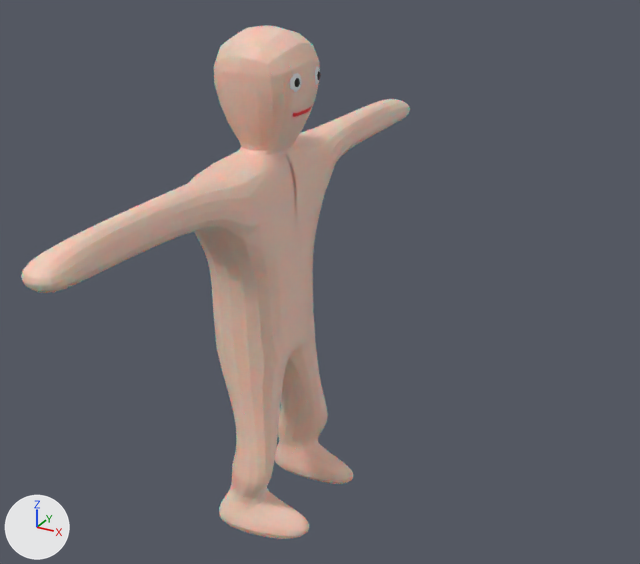
An edit to the Blender file Assets/BlenderFiles/player.blend, drawn before and after from the same camera.
Camera for both pictures: a camera (50 mm lens) standing at (1.74, -2.77, 2.56) and looking at (0.15, 0.12, 1.12). The axes (+X, +Y, +Z) are drawn at lower left. The lights are the same throughout.

Before the edit, the objects in view are built like this:
```python
me_cube_005 = bpy.data.meshes.new('Cube.005')
me_cube_005.from_pydata(...)  # 126 vertices, 127 faces; spans x -0.23..0.3, y -1.24..0.01, z -1.12..0.95
# faces by material slot: [54, 32, 32, 9]
me_cube_005.materials.append(mat_playermaterial_002)  # beige #ffc8b6
me_cube_005.materials.append(mat_eyeballs_001)  # white #e7e7e7
me_cube_005.materials.append(mat_eyes_001)  # black #000000
me_cube_005.materials.append(mat_mouth_001)  # red #fd0019
ob_idle = bpy.data.objects.new('idle', me_cube_005)
ob_idle.location = (0.0, 0.0, 1.2)
_m = ob_idle.modifiers.new('Subdivision', 'SUBSURF')
_m = ob_idle.modifiers.new('Mirror', 'MIRROR')
_m.use_axis = (False, True, False)
```
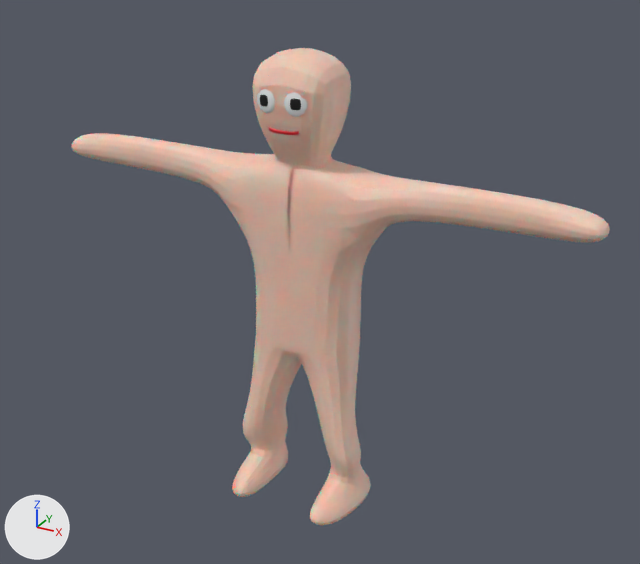
The change, as a diff of the scene's bpy script:
```diff
--- a/Assets/BlenderFiles/player.blend.py
+++ b/Assets/BlenderFiles/player.blend.py
@@ me_cube_005 @@
 # used by ob_idle; location = (0.0, 0.0, 1.2)
-me_cube_005.from_pydata(...)  # 126 vertices, 127 faces; spans x -0.23..0.3, y -1.24..0.01, z -1.12..0.95
+me_cube_005.from_pydata(...)  # 192 vertices, 190 faces; spans x -0.01..1.24, y -0.49..0.05, z -1.12..0.95
+# me_cube_005 part 1: the loose piece of 62 vertices spanning x -0.23..0.3, y -1.24..0.01, z -1.12..0.95 is turned 90 degrees about the z axis through its middle, then moved by (0.58, 0.4, 0.0)
+# me_cube_005 part 2: the loose piece of 12 vertices spanning x -0.13..0.16, y -0.09..0.01, z 0.6..0.69 is turned 90 degrees about the z axis through its middle, then moved by (0.03, -0.2, 0.0)
+# me_cube_005 part 3: a new loose piece of 118 vertices spanning x 0.02..0.12, y -0.11..-0.07, z 0.7..0.8
+# me_cube_005 part 4: the loose piece of 26 vertices spanning x 0.13..0.18, y -0.1..-0.05, z 0.73..0.78 is deleted
+# me_cube_005 part 5: the loose piece of 26 vertices spanning x 0.14..0.18, y -0.11..-0.04, z 0.72..0.8 is deleted
 me_cube_005.materials.append(mat_playermaterial_002)
@@ ob_idle @@
 ob_idle = bpy.data.objects.new('idle', me_cube_005)
-ob_idle.location = (0.0, 0.0, 1.2)
+ob_idle.location = (0.0, 0.0, 1.087)
+ob_idle.rotation_euler = (0.0, 0.0, -3.142)  # degrees (0, 0, -180)
 _m = ob_idle.modifiers.new('Subdivision', 'SUBSURF')
 _m = ob_idle.modifiers.new('Mirror', 'MIRROR')
-_m.use_axis = (False, True, False)
```

Location of each change, [x1, y1, x2, y2] in pixels of the pictures (640 x 564 px; the box of a moved part takes in the faces that stretch with it):
'idle', reshaped, moved, turned, modifiers changed: before [21, 25, 410, 539]; after [71, 48, 610, 525]
part 1 of me_cube_005, moved or reshaped: before [21, 25, 410, 539]; after [71, 48, 610, 525]
part 2 of me_cube_005, moved or reshaped: before [293, 106, 312, 117]; after [268, 127, 299, 135]
part 3 of me_cube_005, added: after [257, 89, 308, 117]
part 4 of me_cube_005, deleted: before [295, 71, 321, 87]
part 5 of me_cube_005, deleted: before [290, 66, 320, 92]
